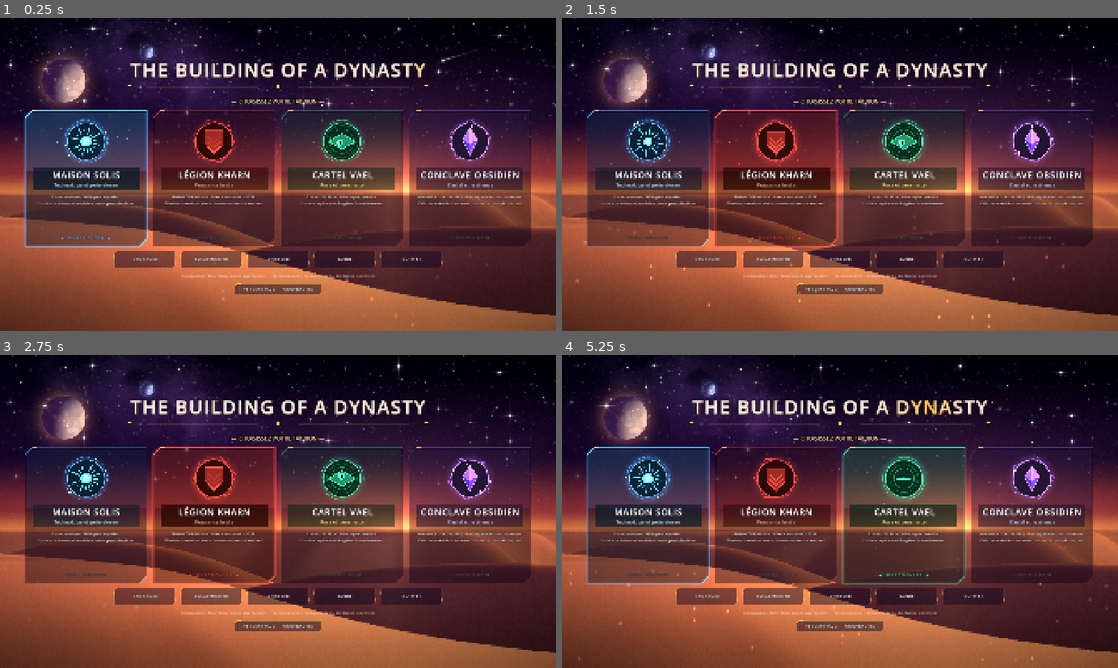
Above: before the commit, frames 1-4 (two rows, left to right).
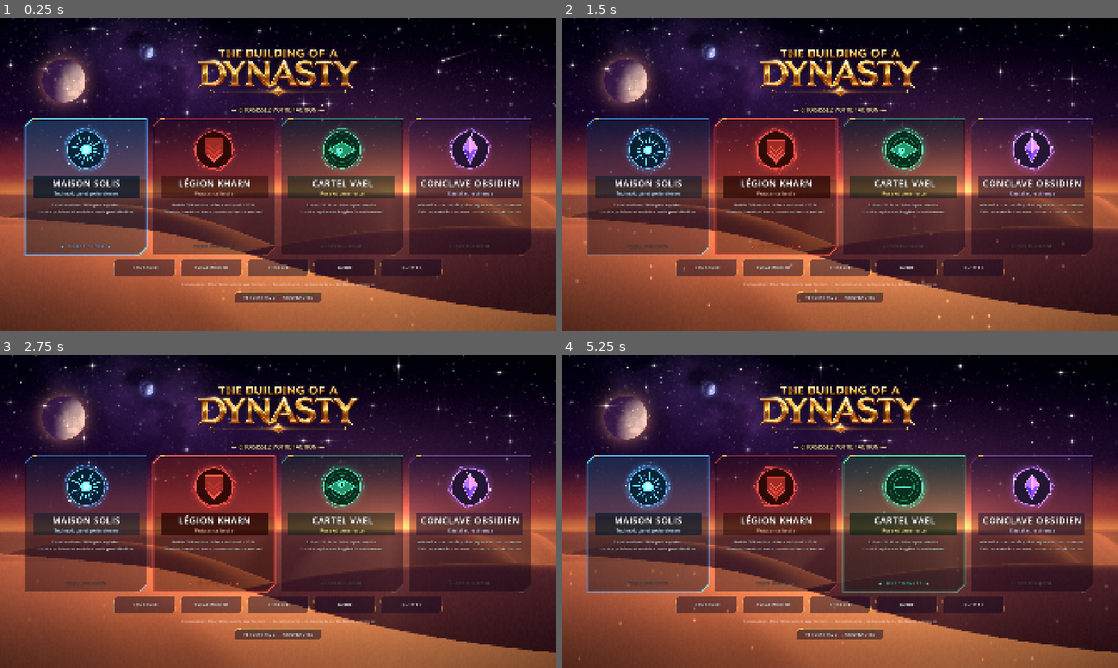
Above: after the commit, the same moments.

Repository: Nydaunvan/dune2-remake
Game: Godot game, scene res://menu.tscn
Two runs of this game, one before a commit and one after it. Both use one fixed random seed, a clock stepped at 60 frames per second and the inputs below.
Inputs (mouse positions are in pixels of both pictures, inside the frame that each line leads up to):
- Up to frame 1 (0.25 s): no input
- Up to frame 2 (1.5 s): tap Enter at 0.5 s; drag from (840, 174) to (895, 105) at 0.52 s; drag from (728, 190) to (812, 237) at 1.27 s
- Up to frame 3 (2.75 s): move the mouse to (333, 442) at 2.02 s; hold Right (ui_right) from 2.03 s (still down); tap U at 2.1 s
- Up to frame 4 (5.25 s): release Right (ui_right) at 2.75 s; drag from (812, 574) to (673, 464) at 2.77 s; move the mouse to (1006, 558) at 3.52 s; hold Left (ui_left) 3.53-4.25 s; hold Shift 3.53-4.25 s; drag from (673, 464) to (756, 433) at 4.27 s; move the mouse to (867, 511) at 5.02 s; hold Down (ui_down) from 5.03 s (still down); tap P at 5.1 s; click (867, 511) at 5.17 s

The runs differ from the first frame. In frame 1, 20% of the frame differs, in the area x 4-96%, y 9-91%; in frame 2, 20%; in frame 3, 20%; in frame 4, 20%.

Commit message:
Logo du jeu remplacé dans le menu et l'écran de chargement
Co-Authored-By: Claude Sonnet 5.5 <noreply@anthropic.com>
Claude-Session: https://claude.ai/code/session_016J9VLX1JshULsfbSsqHF5q

Diff:
--- a/loading_screen.gd
+++ b/loading_screen.gd
@@ -71,7 +71,13 @@
 			var h := 260.0 + 120.0 * (1.0 - k)
 			draw_rect_band(c.y + 10.0, h, 0.06 + 0.025 * k)
 		_canvas.draw_rect(Rect2(0, sz.y - 120, sz.x, 120), Color(0, 0, 0, 0.6))
-	UiStyle.text(_canvas, Vector2(0, c.y - 90), "THE BUILDING OF A DYNASTY", 54, Color.WHITE, true, HORIZONTAL_ALIGNMENT_CENTER, sz.x)
+	var logo := UiStyle.logo()
+	if logo != null:
+		var lh := minf(210.0, c.y - 40.0)
+		var lw := lh * float(logo.get_width()) / float(logo.get_height())
+		_canvas.draw_texture_rect(logo, Rect2(c.x - lw / 2.0, c.y - 60.0 - lh, lw, lh), false)
+	else:
+		UiStyle.text(_canvas, Vector2(0, c.y - 90), "THE BUILDING OF A DYNASTY", 54, Color.WHITE, true, HORIZONTAL_ALIGNMENT_CENTER, sz.x)
 	var bar := Rect2(c.x - 340, c.y - 20, 680, 18)
 	UiStyle.frame(_canvas, bar.grow(8), 12.0, Color(_faction_color.r, _faction_color.g, _faction_color.b, 0.7), UiStyle.PANEL, 0.2, 0.3)
 	UiStyle.seg_bar(_canvas, bar, _shown, _faction_color * 1.3, 14.0, 4.0)
--- a/menu.gd
+++ b/menu.gd
@@ -466,51 +466,25 @@
 # --- Carte de faction ---------------------------------------------------------
 
 class TitleBanner extends Control:
-	## Titre du jeu : reflet qui parcourt les lettres, filets et losanges de part et d'autre.
-	const TITLE := "THE BUILDING OF A DYNASTY"
+	## Titre du jeu : logo illustré (assets/logo.png).
 
 	func _init() -> void:
-		custom_minimum_size = Vector2(1000, 132)
+		custom_minimum_size = Vector2(1000, 190)
 		mouse_filter = Control.MOUSE_FILTER_IGNORE
+		texture_filter = CanvasItem.TEXTURE_FILTER_LINEAR_WITH_MIPMAPS
 
 	func _process(_d: float) -> void:
 		queue_redraw()
 
 	func _draw() -> void:
+		var logo := UiStyle.logo()
+		if logo == null:
+			return
+		var h := minf(size.y, 190.0)
+		var w := h * float(logo.get_width()) / float(logo.get_height())
 		var t := Time.get_ticks_msec() / 1000.0
-		var f := UiStyle.title_font()
-		var fs := 66
-		var total := 0.0
-		var adv: Array = []
-		for ch in TITLE:
-			var w := f.get_string_size(ch, HORIZONTAL_ALIGNMENT_LEFT, -1.0, fs).x + 3.0
-			adv.append(w)
-			total += w
-		var x := (size.x - total) * 0.5
-		var y := 78.0
-		var wave := fmod(t * 0.28, 1.6) * (total + 300.0) - 150.0
-		for i in TITLE.length():
-			var ch := TITLE[i]
-			var k := clampf(1.0 - absf((x - (size.x - total) * 0.5) - wave) / 130.0, 0.0, 1.0)
-			var col := Color(0.97, 0.93, 0.88).lerp(Color(1.0, 0.78, 0.35), k)
-			draw_string_outline(f, Vector2(x, y), ch, HORIZONTAL_ALIGNMENT_LEFT, -1.0, fs, 10, Color(0, 0, 0, 0.85))
-			draw_string(f, Vector2(x + 2, y + 3), ch, HORIZONTAL_ALIGNMENT_LEFT, -1.0, fs, Color(0.85, 0.2, 0.3, 0.35))
-			draw_string(f, Vector2(x, y), ch, HORIZONTAL_ALIGNMENT_LEFT, -1.0, fs, col)
-			x += adv[i]
-		# Filets ornementaux
-		var cx := size.x * 0.5
-		var ly := 108.0
-		var half := total * 0.5
-		for sgn in [-1.0, 1.0]:
-			draw_line(Vector2(cx + sgn * 70.0, ly), Vector2(cx + sgn * half, ly), Color(1.0, 0.8, 0.4, 0.55), 1.4, true)
-			draw_line(Vector2(cx + sgn * 70.0, ly + 5), Vector2(cx + sgn * (half - 60.0), ly + 5), Color(1.0, 0.8, 0.4, 0.25), 1.0, true)
-			var d := Vector2(cx + sgn * half, ly)
-			draw_colored_polygon(PackedVector2Array([d + Vector2(0, -5), d + Vector2(5, 0), d + Vector2(0, 5), d + Vector2(-5, 0)]), UiStyle.GOLD)
-		var c := Vector2(cx, ly)
-		var pulse := 0.8 + 0.2 * sin(t * 2.5)
-		draw_colored_polygon(PackedVector2Array([c + Vector2(0, -8), c + Vector2(8, 0), c + Vector2(0, 8), c + Vector2(-8, 0)]),
-				Color(UiStyle.GOLD.r, UiStyle.GOLD.g, UiStyle.GOLD.b, pulse))
-		draw_colored_polygon(PackedVector2Array([c + Vector2(0, -3), c + Vector2(3, 0), c + Vector2(0, 3), c + Vector2(-3, 0)]), Color.WHITE)
+		var lum := 1.0 + 0.04 * sin(t * 1.6) # très léger scintillement
+		draw_texture_rect(logo, Rect2((size.x - w) * 0.5, (size.y - h) * 0.5, w, h), false, Color(lum, lum, lum, 1.0))
 
 
 class FactionCard extends Control:
--- a/ui_style.gd
+++ b/ui_style.gd
@@ -74,6 +74,21 @@
 	RenderingServer.global_shader_parameter_set("gamma_fix", g)
 
 
+## Logo du jeu (assets/logo.png, fond transparent).
+static var _logo: Texture2D
+static func logo() -> Texture2D:
+	if _logo == null:
+		var path := "res://assets/logo.png"
+		if ResourceLoader.exists(path):
+			_logo = load(path)
+		else:
+			var img := Image.load_from_file(ProjectSettings.globalize_path(path))
+			if img != null:
+				img.generate_mipmaps()
+				_logo = ImageTexture.create_from_image(img)
+	return _logo
+
+
 static func body_font() -> Font:
 	if _body == null:
 		_body = FontVariation.new()
Binary file added: assets/logo.png
